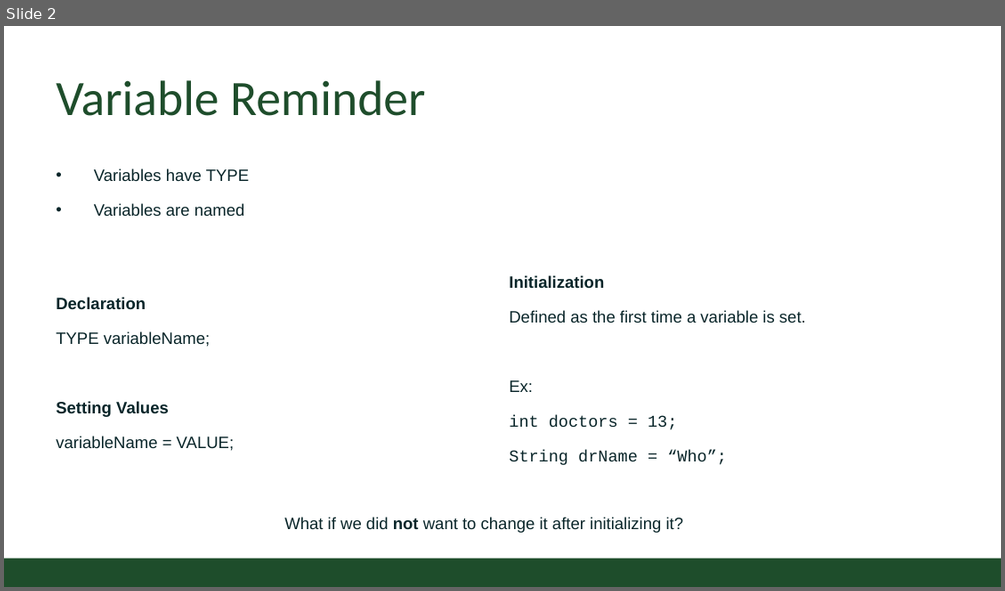
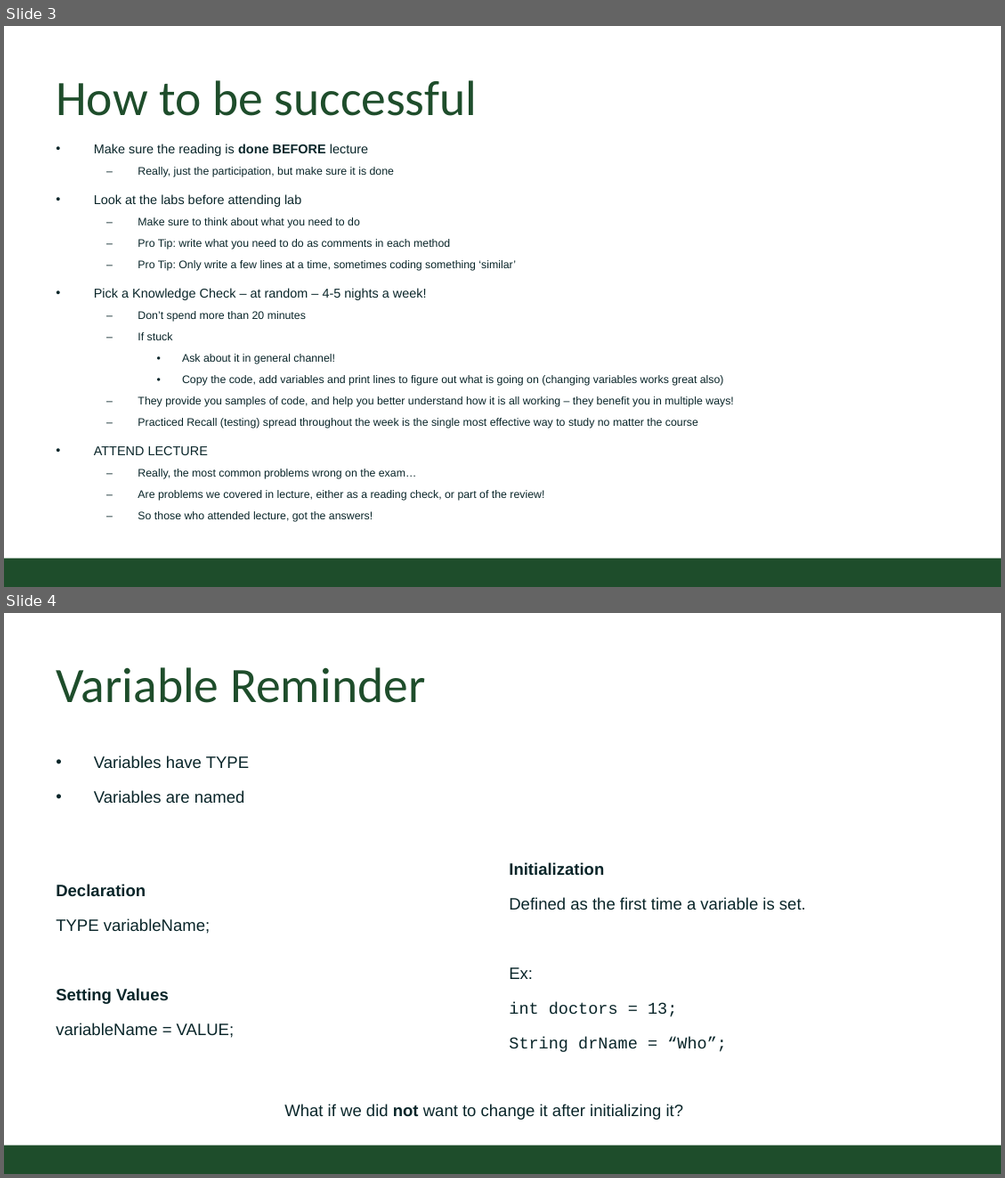
Before and after one commit to CSU-CompSci-CS163-4/Handouts, a slide deck: slides/On-Campus/05_01_Final_Types_Modulo.pptx. Shown one above the other, each under a label of ours: slide 2 before the commit, slides 3 and 4 after it. The pictures are 1005x591 and 1005x1178 pixels, drawn with LibreOffice and Linux fonts; fonts in the diff are those of the drawing; background and template pictures are left out. Boxes give left, top, right and bottom in pixels: in the first picture for what was removed or moved away, otherwise in the second. Text is boxed around its words. In the diff, an @@ line names an element or a change of style, - is before the commit and + after.

```diff
--- a/slides/On-Campus/05_01_Final_Types_Modulo.pptx
+++ b/slides/On-Campus/05_01_Final_Types_Modulo.pptx
@@ slide 3 added at (4, 26, 1001, 587), background #FFFFFF; not listed: 1 template element that a slide beside it also shows @@
@@ title added at (56, 80, 477, 116), 54 pt, text #1E4D2B @@
+How to be successful
@@ text added at (94, 143, 734, 522), 12 pt, text #092529 @@
+• Make sure the reading is done BEFORE lecture
+  – Really, just the participation, but make sure it is done
+• Look at the labs before attending lab
+  – Make sure to think about what you need to do
+  – Pro Tip: write what you need to do as comments in each method
+  – Pro Tip: Only write a few lines at a time, sometimes coding something ‘similar’
+• Pick a Knowledge Check – at random – 4-5 nights a week!
+  – Don’t spend more than 20 minutes
+  – If stuck
+    • Ask about it in general channel!
+    • Copy the code, add variables and print lines to figure out what is going on (changing variables works great also)
+  – They provide you samples of code, and help you better understand how it is all working – they benefit you in multiple ways!
+  – Practiced Recall (testing) spread throughout the week is the single most effective way to study no matter the course
+• ATTEND LECTURE
+  – Really, the most common problems wrong on the exam…
+  – Are problems we covered in lecture, either as a reading check, or part of the review!
+  – So those who attended lecture, got the answers!
@@ what was slide 2 is now slide 4 @@
```
Also in this commit, not shown: 1 slide changed, 2 other slides added.
